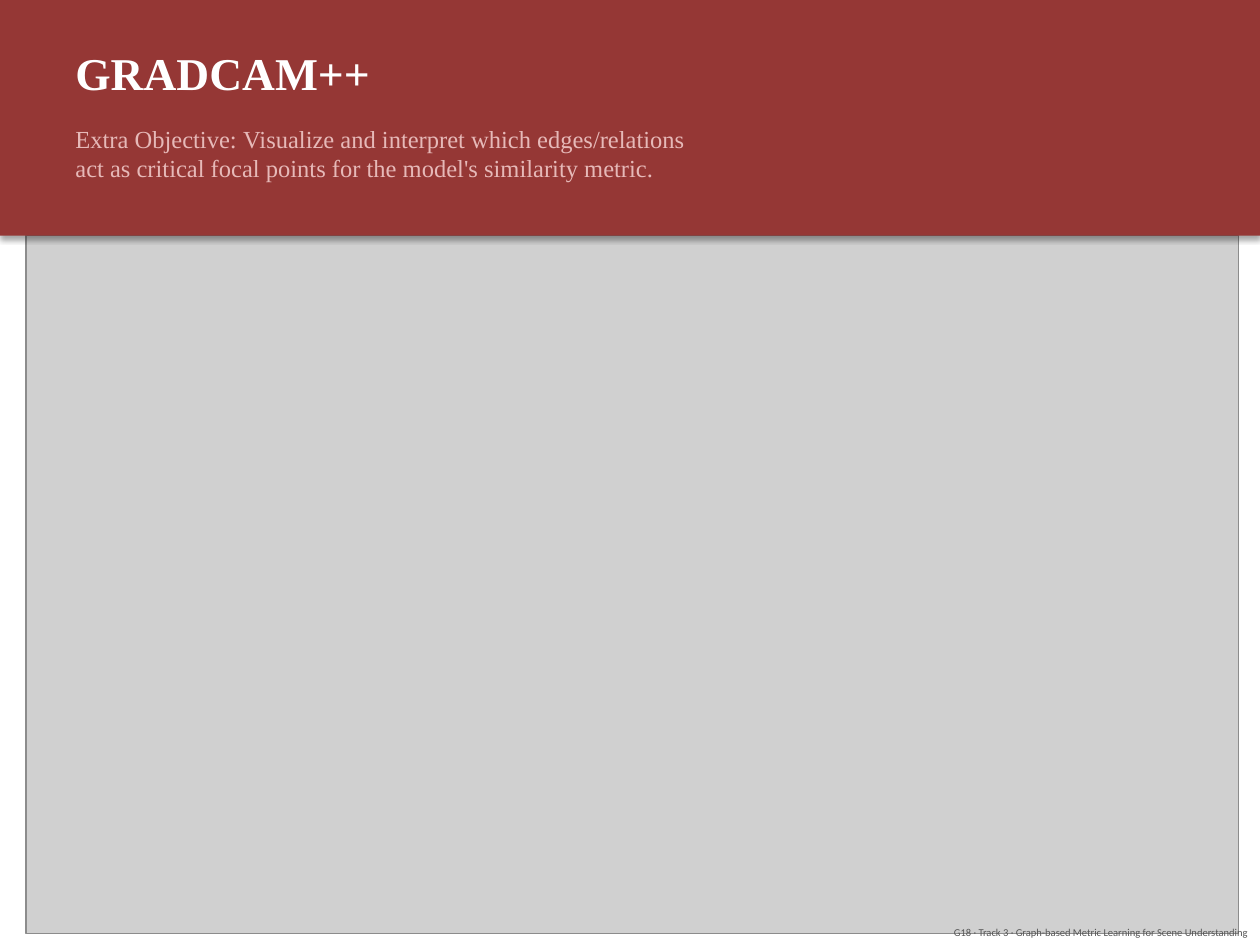
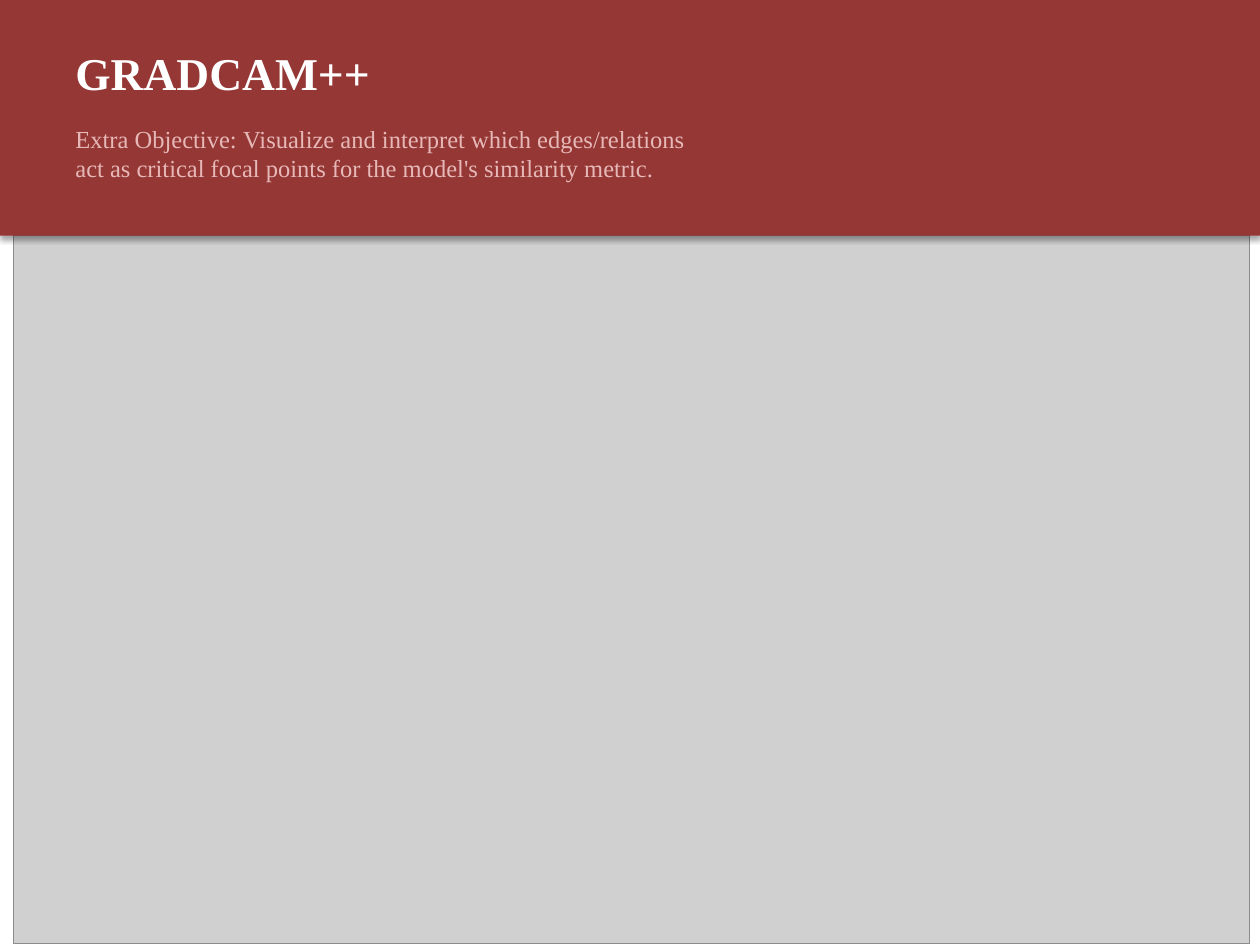
Before and after one commit to LenionK/dl26-projects, a slide deck: slide 10 of docs/presentazione_G18.pptx. Drawn at 1260x945 pixels with LibreOffice and Linux fonts; fonts in the diff are those of the drawing; grey boxes stand for pictures. Boxes give left, top, right and bottom in pixels: in the first picture for what was removed or moved away, otherwise in the second. Text is boxed around its words. In the diff, an @@ line names an element or a change of style, - is before the commit and + after.

```diff
--- a/docs/presentazione_G18.pptx
+++ b/docs/presentazione_G18.pptx
@@ picture: place and size @@
-picture at [26,236,1239,934]
+picture at [14,236,1250,944]
@@ text removed at [954,927,1248,939] @@
-G18 · Track 3 · Graph-based Metric Learning for Scene Understanding
```
Also in this commit, not shown: 3 other slides changed, 1 slide added, 2 slides removed, 3 other files.
